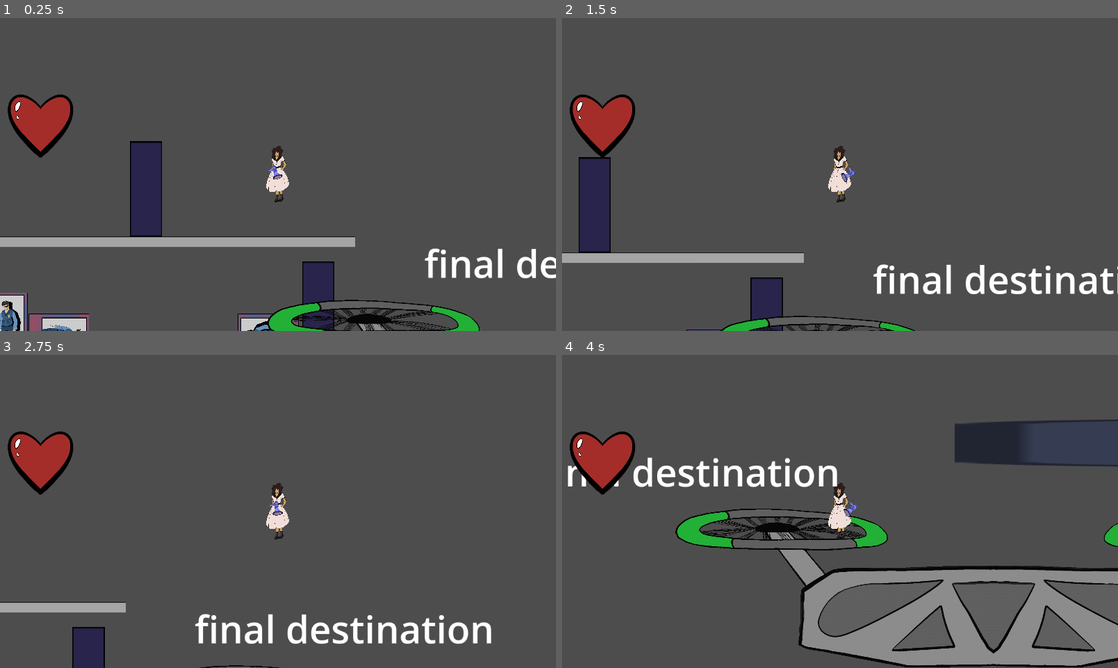
Above: before the commit, frames 1-4 (two rows, left to right).
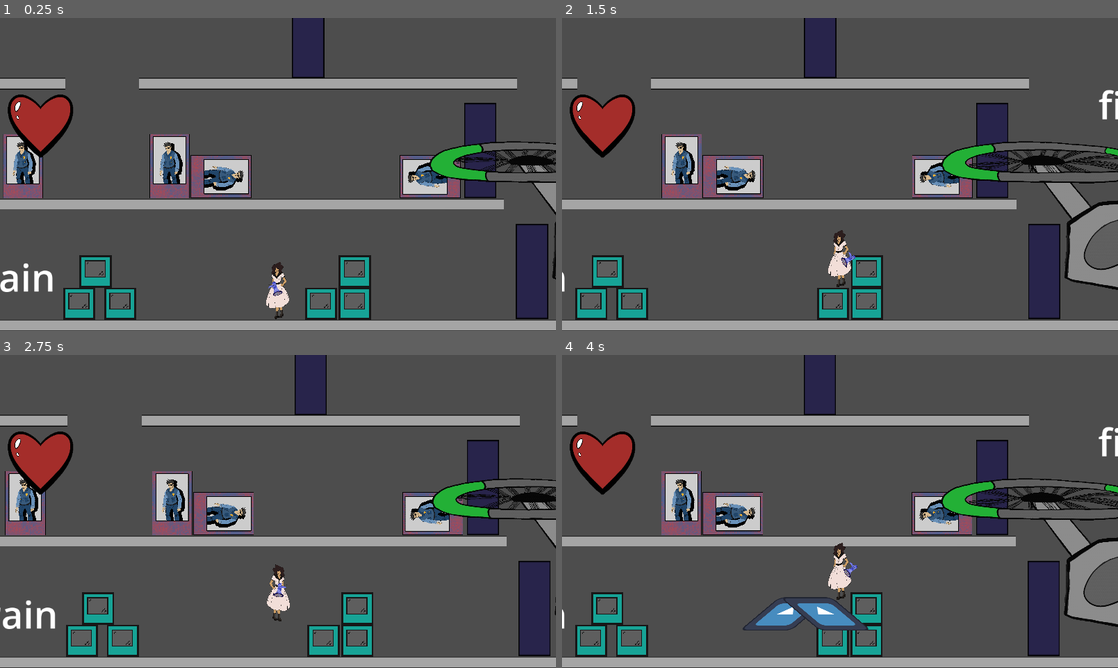
Above: after the commit, the same moments.

Repository: MaddMavv/Project-Doll-House
Game: Godot game, scene res://level_2.tscn
Two runs of this game, one before a commit and one after it. Both use one fixed random seed, a clock stepped at 60 frames per second and the inputs below. This scene is started directly instead of the project's main scene. The engine's default icon, where the game draws it, is replaced by a stand-in: a white triangle on a blue panel in a dark square.
Inputs:
- Up to frame 1 (0.25 s): no input
- Up to frame 2 (1.5 s): tap Enter (ui_accept) at 0.5 s; hold D (move right) from 0.53 s (still down); tap K (attack) at 0.6 s; tap Space (jump) at 0.77 s; tap J (melee) at 1.35 s
- Up to frame 3 (2.75 s): tap Space (jump) at 1.52 s; release D (move right) at 2.03 s; hold A (move left) from 2.03 s (still down); tap L (shout) at 2.1 s
- Up to frame 4 (4 s): release A (move left) at 2.78 s; hold D (move right) from 2.78 s (still down); tap K (attack) at 2.85 s; tap Space (jump) at 3.02, 3.77 s; tap J (melee) at 3.6 s

The runs differ from the first frame. In frame 1, 30% of the frame differs, in the area x 0-100%, y 0-100%; in frame 2, 29%; in frame 3, 26%; in frame 4, 36%.

Commit message:
level almost done

Diff:
--- a/CharacterBody2D.gd
+++ b/CharacterBody2D.gd
@@ -11,7 +11,7 @@
 # Called every frame. 'delta' is the elapsed time since the previous frame.
 func _process(delta):
 	if shmovin == true:
-		position.x += 18;
+		position.x += 10;
 		player = get_node("../BarB")
 		if player.position.x <= (self.position.x-1300):
 			player.position.x+=10;
--- a/Level.gd
+++ b/Level.gd
@@ -11,6 +11,7 @@
 var whichTrain
 var trainWait = 0
 var here = false;
+var mono = false;
 
 func attack():
 		var knockTemp = knock.instantiate()
@@ -48,7 +49,7 @@
 	if whichTrain == 2:
 		trainTemp.position = Vector2(26000, -200)
 	if whichTrain == 3:
-		trainTemp.position = Vector2(26000, 650)
+		trainTemp.position = Vector2(26000, 680)
 
 	if here == true:
 		$Warning.start()
@@ -58,10 +59,10 @@
 	add_child(warnTemp)
 	player = get_node("../Level 2/BarB")
 
-	if player.position.y < -650:
+	if player.position.y < -650 && mono == false:
 		warnTemp.position = Vector2(player.position.x, -1000)
 		whichTrain = 1
-	elif player.position.y < 250:
+	elif player.position.y < 250 && mono == false:
 		warnTemp.position = Vector2(player.position.x, -200)
 		whichTrain = 2
 	else:
@@ -76,12 +77,14 @@
 func _on_area_2d_body_shape_entered(body_rid, body, body_shape_index, local_shape_index):
 	if body.name == "BarB":
 		here = true
+		mono = true
 		$Warning.start()
 
 
 func _on_area_2d_body_exited(body):
 	if body.name == "BarB":
 		here = false;
+		mono = false;
 		player = get_node("../Level 2/BarB")
 
 
--- a/Project Doll House.tscn
+++ b/Project Doll House.tscn
@@ -591,17 +591,6 @@
 shape = SubResource("RectangleShape2D_7l8jc")
 one_way_collision = true
 
-[node name="M5" type="Sprite2D" parent="."]
-position = Vector2(1429, 120)
-scale = Vector2(8.57813, 0.453125)
-texture = ExtResource("5_lw0dq")
-
-[node name="Area2D" type="StaticBody2D" parent="M5"]
-
-[node name="CollisionShape2D" type="CollisionShape2D" parent="M5/Area2D"]
-position = Vector2(0.0291424, 3.86212)
-shape = SubResource("RectangleShape2D_awaxp")
-
 [node name="M6" type="Sprite2D" parent="."]
 position = Vector2(1703, 120)
 scale = Vector2(8.57813, 0.453125)
@@ -801,7 +790,7 @@
 
 [node name="cop box test2" type="Sprite2D" parent="Node2D"]
 texture_filter = 1
-position = Vector2(1546.38, 83.536)
+position = Vector2(1543, 83.536)
 scale = Vector2(0.0334898, 0.0355903)
 texture = ExtResource("6_ns42d")
 
@@ -1102,7 +1091,7 @@
 
 [node name="nfb11" type="Sprite2D" parent="Node2D"]
 texture_filter = 1
-position = Vector2(1480, 220)
+position = Vector2(1430, 220)
 texture = ExtResource("10_m48jv")
 
 [node name="Area2D" type="StaticBody2D" parent="Node2D/nfb11"]
@@ -1112,7 +1101,7 @@
 
 [node name="nfb12" type="Sprite2D" parent="Node2D"]
 texture_filter = 1
-position = Vector2(1480, 188)
+position = Vector2(1430, 188)
 texture = ExtResource("10_m48jv")
 
 [node name="Area2D" type="StaticBody2D" parent="Node2D/nfb12"]
@@ -1122,7 +1111,7 @@
 
 [node name="nfb13" type="Sprite2D" parent="Node2D"]
 texture_filter = 1
-position = Vector2(1447.61, 220)
+position = Vector2(1397.61, 220)
 texture = ExtResource("10_m48jv")
 
 [node name="Area2D" type="StaticBody2D" parent="Node2D/nfb13"]
@@ -1142,7 +1131,7 @@
 
 [node name="nfb15" type="Sprite2D" parent="Node2D"]
 texture_filter = 1
-position = Vector2(1598.96, 188)
+position = Vector2(1603, 188)
 texture = ExtResource("10_m48jv")
 
 [node name="Area2D" type="StaticBody2D" parent="Node2D/nfb15"]
--- a/bar_b.gd
+++ b/bar_b.gd
@@ -2,7 +2,7 @@
 
 
 const SPEED = 900.0
-const JUMP_VELOCITY = -1100.0
+const JUMP_VELOCITY = -1000.0
 
 # Get the gravity from the project settings to be synced with RigidBody nodes.
 var gravity = ProjectSettings.get_setting("physics/2d/default_gravity")
@@ -48,7 +48,7 @@
 		if Input.is_action_just_released("move down"):
 			veloRealY = JUMP_VELOCITY
 			jumpCount = -1
-	var direction = Input.get_axis("move left ", "move right")
+	var direction = Input.get_axis("move left", "move right")
 	if direction < 0:
 			self.rotation_degrees = 180
 			self.scale.y = -1.4
@@ -104,6 +104,7 @@
 	Game.playerHP -= 1;
 	veloOw = -3000;
 	veloOwY = -1500;
+	set_collision_mask_value(4, false)
 
 
 func _on_area_2d_body_entered(body):
--- a/bar_b.tscn
+++ b/bar_b.tscn
@@ -380,7 +380,7 @@
 
 [node name="BarB" type="CharacterBody2D"]
 scale = Vector2(1.4, 1.4)
-collision_mask = 3
+collision_mask = 11
 script = ExtResource("1_w7i21")
 
 [node name="CollisionShape2D" type="CollisionShape2D" parent="."]
@@ -390,7 +390,7 @@
 zoom = Vector2(0.7, 0.7)
 limit_left = 0
 limit_top = -15000
-limit_right = 62200
+limit_right = 84800
 limit_bottom = 1050
 
 [node name="AnimatedSprite2D" type="AnimatedSprite2D" parent="."]
--- a/level_2.tscn
+++ b/level_2.tscn
@@ -7,6 +7,7 @@
 [ext_resource type="Texture2D" uid="uid://c50ivgweqqfor" path="res://assests/Green Drone F1.png" id="6_ithob"]
 [ext_resource type="Texture2D" uid="uid://0q6b1re8qmb7" path="res://assests/Green Drone F2.png" id="7_ftw72"]
 [ext_resource type="Texture2D" uid="uid://ror3virm5ave" path="res://assests/s1 .png" id="8_bcoma"]
+[ext_resource type="Texture2D" uid="uid://h10v34vfnysc" path="res://assests/Cop._Demo.png" id="9_13sgr"]
 [ext_resource type="PackedScene" uid="uid://db07m7ctkl7x1" path="res://redDrone.tscn" id="10_lhnsx"]
 [ext_resource type="PackedScene" uid="uid://7ue7kdbpu0t3" path="res://blueDrone.tscn" id="14_r1v73"]
 [ext_resource type="PackedScene" uid="uid://iepj63r3yt31" path="res://cop.tscn" id="15_xdgsa"]
@@ -19,11 +20,17 @@
 [ext_resource type="PackedScene" uid="uid://dnhrj8gok2sb0" path="res://Project Doll House.tscn" id="23_gx0ag"]
 
 [sub_resource type="RectangleShape2D" id="RectangleShape2D_s2lqf"]
-size = Vector2(8804.9, 825.369)
+size = Vector2(12579.8, 825.369)
 
 [sub_resource type="RectangleShape2D" id="RectangleShape2D_y5ues"]
 size = Vector2(42.3489, 179.396)
 
+[sub_resource type="RectangleShape2D" id="RectangleShape2D_8ga1s"]
+size = Vector2(12129, 2190.08)
+
+[sub_resource type="RectangleShape2D" id="RectangleShape2D_dk56p"]
+size = Vector2(721.247, 3722.27)
+
 [sub_resource type="RectangleShape2D" id="RectangleShape2D_1k15u"]
 size = Vector2(5991.26, 78.2557)
 
@@ -78,17 +85,11 @@
 [sub_resource type="RectangleShape2D" id="RectangleShape2D_fk4go"]
 size = Vector2(43.0731, 138.677)
 
-[sub_resource type="RectangleShape2D" id="RectangleShape2D_8ga1s"]
-size = Vector2(13557.9, 3430.4)
-
-[sub_resource type="RectangleShape2D" id="RectangleShape2D_dk56p"]
-size = Vector2(721.247, 2808.54)
-
 [sub_resource type="RectangleShape2D" id="RectangleShape2D_cl11q"]
 size = Vector2(17.9557, 6.55402)
 
 [sub_resource type="RectangleShape2D" id="RectangleShape2D_4abwr"]
-size = Vector2(1.28637, 32.595)
+size = Vector2(1.02412, 27.9868)
 
 [sub_resource type="RectangleShape2D" id="RectangleShape2D_0b1q6"]
 size = Vector2(1.72108, 32.595)
@@ -155,16 +156,51 @@
 [node name="kill box" type="Area2D" parent="Level"]
 
 [node name="CollisionShape2D" type="CollisionShape2D" parent="Level/kill box"]
-position = Vector2(3522.11, 875.302)
+position = Vector2(5409.56, 875.302)
 scale = Vector2(1, 1)
 shape = SubResource("RectangleShape2D_s2lqf")
 
 [node name="DroneStop" type="Area2D" parent="Level"]
 
 [node name="CollisionShape2D" type="CollisionShape2D" parent="Level/DroneStop"]
-position = Vector2(4852.08, 175.302)
+position = Vector2(8510.87, 186.846)
 scale = Vector2(1, 1)
 shape = SubResource("RectangleShape2D_y5ues")
+
+[node name="Cop8" type="Node2D" parent="Level"]
+position = Vector2(631.678, -423.356)
+scale = Vector2(0.134228, 0.134228)
+
+[node name="Cop_Demo" type="Sprite2D" parent="Level/Cop8"]
+position = Vector2(10030, 2091)
+scale = Vector2(0.359684, 0.359684)
+texture = ExtResource("9_13sgr")
+
+[node name="Icon9" type="Sprite2D" parent="Level/Cop8"]
+position = Vector2(9878, 2042)
+scale = Vector2(0.671861, 1.5625)
+texture = ExtResource("3_mrvp6")
+
+[node name="Area2D" type="Area2D" parent="Level/Cop8/Icon9"]
+
+[node name="CollisionShape2D" type="CollisionShape2D" parent="Level/Cop8/Icon9/Area2D"]
+visible = false
+position = Vector2(-2400.05, 728.96)
+scale = Vector2(1, 1)
+shape = SubResource("RectangleShape2D_8ga1s")
+
+[node name="StaticBody2D" type="StaticBody2D" parent="Level/Cop8"]
+position = Vector2(-11147, 608)
+collision_mask = 4
+
+[node name="byeTrain" type="CollisionShape2D" parent="Level/Cop8/StaticBody2D"]
+position = Vector2(11009, 2686)
+shape = SubResource("RectangleShape2D_dk56p")
+
+[node name="Icon10" type="Sprite2D" parent="Level/Cop8"]
+position = Vector2(2548, -1213)
+scale = Vector2(0.109366, 0.781251)
+texture = ExtResource("3_mrvp6")
 
 [node name="Stuff to delete" type="Node2D" parent="."]
 
@@ -1117,66 +1153,6 @@
 [node name="Icon9" type="Sprite2D" parent="Stuff to delete/Placeholders/Drone14"]
 position = Vector2(3265, 364)
 scale = Vector2(1.71875, 0.386719)
-texture = ExtResource("3_mrvp6")
-
-[node name="Cop8" type="Node2D" parent="Stuff to delete"]
-position = Vector2(6727, -3945)
-
-[node name="Icon3" type="Sprite2D" parent="Stuff to delete/Cop8"]
-position = Vector2(2700.5, -907.5)
-rotation = 0.451497
-scale = Vector2(0.585937, 1.69531)
-texture = ExtResource("3_mrvp6")
-
-[node name="Icon4" type="Sprite2D" parent="Stuff to delete/Cop8"]
-position = Vector2(2803, -910)
-rotation = -0.49911
-scale = Vector2(0.585937, 1.69531)
-texture = ExtResource("3_mrvp6")
-
-[node name="Icon5" type="Sprite2D" parent="Stuff to delete/Cop8"]
-position = Vector2(2749, -1067)
-scale = Vector2(0.75, 1.63281)
-texture = ExtResource("3_mrvp6")
-
-[node name="Icon6" type="Sprite2D" parent="Stuff to delete/Cop8"]
-position = Vector2(2648, -1110)
-scale = Vector2(1.41406, 0.558593)
-texture = ExtResource("3_mrvp6")
-
-[node name="Icon7" type="Sprite2D" parent="Stuff to delete/Cop8"]
-position = Vector2(2851, -1104)
-scale = Vector2(1.41406, 0.558593)
-texture = ExtResource("3_mrvp6")
-
-[node name="Icon8" type="Sprite2D" parent="Stuff to delete/Cop8"]
-position = Vector2(2752, -1246.12)
-scale = Vector2(1.41406, 1.37305)
-texture = ExtResource("3_mrvp6")
-
-[node name="Icon9" type="Sprite2D" parent="Stuff to delete/Cop8"]
-position = Vector2(2580, -1118)
-scale = Vector2(0.671861, 1.5625)
-texture = ExtResource("3_mrvp6")
-
-[node name="Area2D" type="Area2D" parent="Stuff to delete/Cop8/Icon9"]
-
-[node name="CollisionShape2D" type="CollisionShape2D" parent="Stuff to delete/Cop8/Icon9/Area2D"]
-visible = false
-position = Vector2(3429.28, 0)
-shape = SubResource("RectangleShape2D_8ga1s")
-
-[node name="StaticBody2D" type="StaticBody2D" parent="Stuff to delete/Cop8"]
-position = Vector2(-11147, 608)
-collision_mask = 4
-
-[node name="byeTrain" type="CollisionShape2D" parent="Stuff to delete/Cop8/StaticBody2D"]
-position = Vector2(-573, -383)
-shape = SubResource("RectangleShape2D_dk56p")
-
-[node name="Icon10" type="Sprite2D" parent="Stuff to delete/Cop8"]
-position = Vector2(2548, -1213)
-scale = Vector2(0.109366, 0.781251)
 texture = ExtResource("3_mrvp6")
 
 [node name="GREEN DRONE" type="CharacterBody2D" parent="."]
@@ -1192,7 +1168,7 @@
 shape = SubResource("RectangleShape2D_cl11q")
 
 [node name="Wall1" type="CollisionShape2D" parent="GREEN DRONE"]
-position = Vector2(-569.744, -30.3579)
+position = Vector2(-562.332, -90.545)
 rotation = 3.14159
 scale = Vector2(56.5286, -26.1218)
 shape = SubResource("RectangleShape2D_4abwr")
@@ -1220,7 +1196,7 @@
 shape = SubResource("RectangleShape2D_s1xew")
 
 [node name="BarB" parent="." instance=ExtResource("1_mv7hs")]
-position = Vector2(17730, -1336)
+position = Vector2(16531, 707)
 
 [node name="Baddies" type="Node2D" parent="."]
 
@@ -1306,9 +1282,9 @@
 text = "final destination"
 
 [node name="Label2" type="Label" parent="."]
-offset_left = 39614.0
+offset_left = 66841.0
 offset_top = 196.0
-offset_right = 43262.0
+offset_right = 70489.0
 offset_bottom = 583.0
 theme_override_font_sizes/font_size = 281
 text = "trains and up down drones"
@@ -1322,16 +1298,16 @@
 text = "train"
 
 [node name="Label4" type="Label" parent="."]
-offset_left = 52349.0
+offset_left = 79576.0
 offset_top = -348.0
-offset_right = 55997.0
+offset_right = 83224.0
 offset_bottom = 39.0
 theme_override_font_sizes/font_size = 281
 text = "trains on each level"
 
 [connection signal="body_entered" from="Level/kill box" to="." method="_on_kill_box_body_entered"]
-[connection signal="body_exited" from="Stuff to delete/Cop8/Icon9/Area2D" to="." method="_on_area_2d_body_exited"]
-[connection signal="body_shape_entered" from="Stuff to delete/Cop8/Icon9/Area2D" to="." method="_on_area_2d_body_shape_entered"]
+[connection signal="body_exited" from="Level/Cop8/Icon9/Area2D" to="." method="_on_area_2d_body_exited"]
+[connection signal="body_shape_entered" from="Level/Cop8/Icon9/Area2D" to="." method="_on_area_2d_body_shape_entered"]
 [connection signal="area_shape_entered" from="GREEN DRONE/Area2D" to="GREEN DRONE" method="_on_area_2d_area_shape_entered"]
 [connection signal="body_entered" from="GREEN DRONE/Area2D" to="GREEN DRONE" method="_on_area_2d_body_entered"]
 [connection signal="timeout" from="Warning" to="." method="_on_warning_timeout"]
--- a/train.gd
+++ b/train.gd
@@ -1,8 +1,8 @@
 extends CharacterBody2D
 
-var SPEED = 900000
+var SPEED = 2000000
 var direction = -1
-var pog = 0
+var pog = false
 
 var gravity = ProjectSettings.get_setting("physics/2d/default_gravity")
 # Called when the node enters the scene tree for the first time.
@@ -18,7 +18,7 @@
 
 
 func _on_area_2d_body_entered(body):
+	if body.name == "BarB":
+		body.TRAIN()
 	if body.name == "byeTrain":
 		queue_free();
-	if body.is_in_group("BarB"):
-		body.TRAIN()
--- a/train.tscn
+++ b/train.tscn
@@ -3,28 +3,31 @@
 [ext_resource type="Texture2D" uid="uid://cvpdu8e05j4sn" path="res://icon.svg" id="1_wgj01"]
 [ext_resource type="Script" path="res://train.gd" id="1_wyhpn"]
 
+[sub_resource type="RectangleShape2D" id="RectangleShape2D_ljw84"]
+size = Vector2(1024, 326)
+
 [sub_resource type="RectangleShape2D" id="RectangleShape2D_mwopu"]
 size = Vector2(904, 328)
 
-[sub_resource type="RectangleShape2D" id="RectangleShape2D_ljw84"]
-size = Vector2(904, 326)
+[node name="Train" type="CharacterBody2D"]
+position = Vector2(0, -29)
+scale = Vector2(1.5, 1.5)
+collision_layer = 8
+collision_mask = 8
+script = ExtResource("1_wyhpn")
 
-[node name="Train" type="CharacterBody2D"]
-scale = Vector2(0.864328, 0.864328)
-collision_layer = 0
-collision_mask = 0
-script = ExtResource("1_wyhpn")
+[node name="Area2D" type="Area2D" parent="."]
+position = Vector2(0, 24)
+collision_layer = 15
+collision_mask = 15
+
+[node name="CollisionShape2D" type="CollisionShape2D" parent="Area2D"]
+shape = SubResource("RectangleShape2D_ljw84")
 
 [node name="CollisionShape2D" type="CollisionShape2D" parent="."]
 position = Vector2(0, 24)
 shape = SubResource("RectangleShape2D_mwopu")
-
-[node name="Area2D" type="Area2D" parent="CollisionShape2D"]
-collision_layer = 5
-collision_mask = 5
-
-[node name="CollisionShape2D" type="CollisionShape2D" parent="CollisionShape2D/Area2D"]
-shape = SubResource("RectangleShape2D_ljw84")
+disabled = true
 
 [node name="Icon" type="Sprite2D" parent="."]
 scale = Vector2(7.04688, 2.23438)
@@ -38,4 +41,4 @@
 position = Vector2(305, 124)
 texture = ExtResource("1_wgj01")
 
-[connection signal="body_entered" from="CollisionShape2D/Area2D" to="." method="_on_area_2d_body_entered"]
+[connection signal="body_entered" from="Area2D" to="." method="_on_area_2d_body_entered"]
Not shown: 1 places in level_2.tscn that only renumber resources
